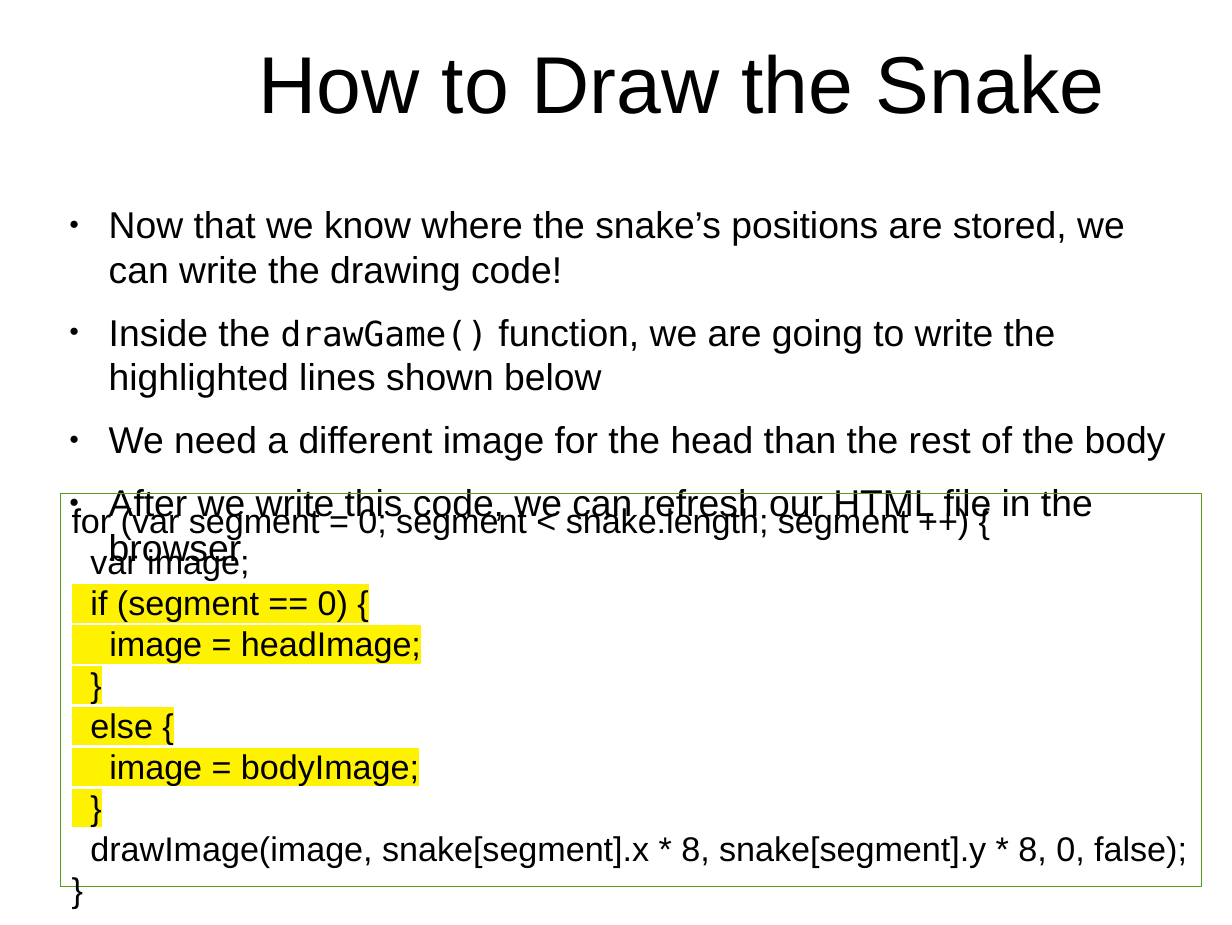
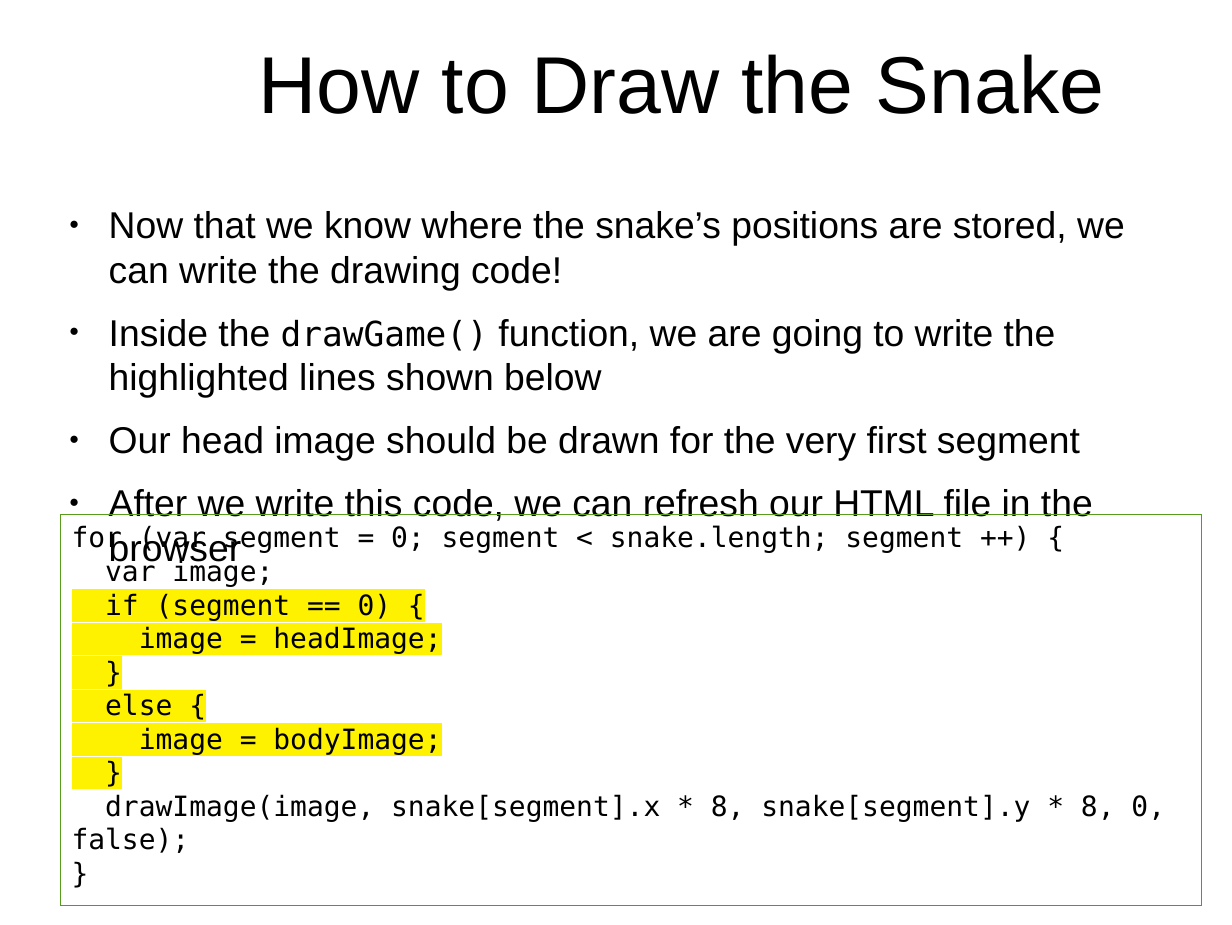
Before and after one commit to originalgrego/Slithers, a slide deck: slide 13 of Slithers - Explorathon 2018.odp. Drawn at 1232x925 pixels with LibreOffice and Linux fonts; fonts in the diff are those of the drawing; background and template pictures are left out. Boxes give left, top, right and bottom in pixels: in the first picture for what was removed or moved away, otherwise in the second. Text is boxed around its words. In the diff, an @@ line names an element or a change of style, - is before the commit and + after.

Commit message:
Updating the draw code to always use the drawImage function when possible. Also update the starter project and slideshow to make code copying a little easier. More updates to the presentation to make it more clear

```diff
--- a/Slithers - Explorathon 2018.odp
+++ b/Slithers - Explorathon 2018.odp
@@ text at [109, 426, 1080, 461]: text changed @@
-● We need a different image for the head than the rest of the body
+● Our head image should be drawn for the very first segment
@@ rectangle "for (var segment = 0; ...": place and size @@
-rectangle "for (var segment = 0; ..." at [60, 493, 1201, 887]
+rectangle "for (var segment = 0; ..." at [60, 514, 1201, 906]
@@ rectangle "for (var segment = 0; ..." at [60, 514, 1201, 906]: size 22 to 18 pt, font Arial to DejaVu Sans Mono @@
```
Also in this commit, not shown: 13 other slides changed, 2 other files.
